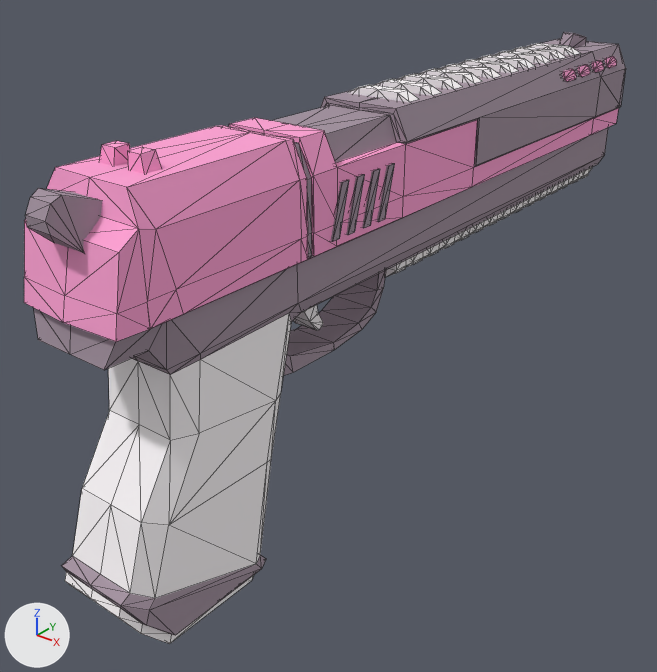
One commit to the OBJ model assets/meshes/guns/Pistol_6.obj: the scene before it, then after it.
One viewpoint serves both versions: a 50 mm lens placed at (1.88, -2.81, 1.33), pointed at (-0.15, -0.27, -0.24). The lights are fixed; the arrows at lower left show +X, +Y and +Z. The older version comes first. Mesh edges are drawn as thin lines. Where no turn or scale is listed for an object, it has been applied to the vertices.

In view in the first picture: 'Accent', 'Body', 'Hardware'.
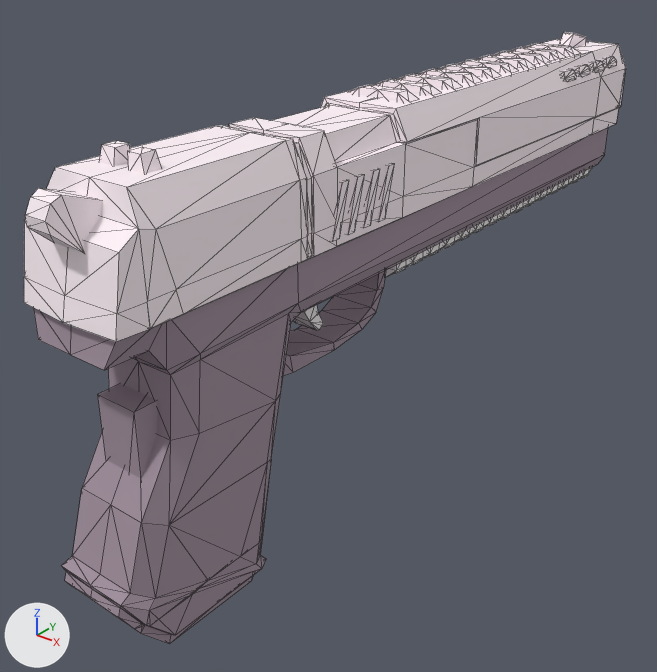
Where the change shows, as pixel boxes [x1, y1, x2, y2] in the pictures (657 x 672 px):
```json
{"object": "Hardware", "change": "reshaped", "before": [25, 32, 626, 635], "after": [34, 127, 608, 629]}
{"object": "Accent", "change": "reshaped", "before": [24, 56, 619, 342], "after": [24, 32, 626, 342], "on screen": "8% taller"}
{"object": "Body", "change": "reshaped", "before": [65, 43, 592, 644], "after": [293, 167, 592, 330]}
{"object": "Mag", "change": "added", "after": [98, 383, 266, 644]}
{"part": 1, "of": "me_body", "change": "deleted", "before": [65, 43, 581, 644]}
{"part": 2, "of": "me_hardware", "change": "deleted", "before": [25, 32, 626, 259]}
{"part": 3, "of": "me_hardware", "change": "reshaped", "before": [147, 555, 266, 635], "after": [65, 313, 291, 629]}
{"part": 4, "of": "me_accent", "change": "reshaped", "before": [300, 178, 308, 257], "after": [271, 32, 626, 257]}
{"part": 5, "of": "me_accent", "change": "added", "after": [25, 188, 102, 253]}
{"part": 6, "of": "me_accent", "change": "recoloured", "before": [24, 56, 619, 342], "after": [24, 56, 619, 342], "on screen": "pink to white"}
```

The change, as JSON lines over the scene's bpy script:
```json
{"op": "add", "block": "mat_blush", "code": ["mat_blush = principled_material('Blush')", "mat_blush.base_color = (1.0, 0.89, 0.941)  # white #fff2f8", "mat_blush.roughness = 1.0"]}
{"block": "me_accent", "where": "# used by ob_accent; location = (0.0, 0.0, 0.0)"}
{"op": "remove", "block": "me_accent", "code": "me_accent.from_pydata(...)  # 288 vertices, 424 faces; spans x -0.2..0.2, y -1.56..1.55, z 0.11..0.74"}
{"op": "add", "block": "me_accent", "code": "me_accent.from_pydata(...)  # 640 vertices, 1006 faces; spans x -0.2..0.2, y -1.6..1.6, z 0.33..0.76"}
{"block": "me_accent", "change": "me_accent part 4: 4 vertices moved within x -0.19..0.19, y -0.8, z 0.4; 348 vertices added at x -0.2..0.2, y -0.69..1.6, z 0.35..0.76"}
{"block": "me_accent", "change": "me_accent part 5: 12 vertices added at x -0.06..0.06, y -1.6..-1.4, z 0.52..0.68"}
{"block": "me_accent", "change": "me_accent part 6: 408 faces spanning x -0.2..0.2, y -1.56..1.55, z 0.33..0.74 switch from mat_hotpink (pink #ffa2d4) to mat_blush (white #fff2f8)"}
{"block": "me_accent", "change": "other edits to the shape of me_accent do not show in these pictures"}
{"block": "me_body", "where": "# used by ob_body; location = (0.0, 0.0, 0.0)"}
{"op": "remove", "block": "me_body", "code": "me_body.from_pydata(...)  # 642 vertices, 1054 faces; spans x -0.17..0.17, y -1.6..1.6, z -0.76..0.72"}
{"op": "add", "block": "me_body", "code": "me_body.from_pydata(...)  # 339 vertices, 608 faces; spans x -0.13..0.13, y -0.78..1.46, z -0.04..0.24"}
{"block": "me_body", "change": "me_body part 1: 13 loose pieces with 305 vertices, spanning x -0.17..0.17, y -1.6..1.6, z -0.76..0.72, are deleted"}
{"block": "me_body", "change": "other edits to the shape of me_body do not show in these pictures"}
{"block": "me_hardware", "where": "# used by ob_hardware; location = (0.0, 0.0, 0.0)"}
{"op": "remove", "block": "me_hardware", "code": "me_hardware.from_pydata(...)  # 281 vertices, 400 faces; spans x -0.2..0.2, y -1.6..1.55, z -0.73..0.76"}
{"op": "add", "block": "me_hardware", "code": "me_hardware.from_pydata(...)  # 179 vertices, 330 faces; spans x -0.18..0.18, y -1.6..1.48, z -0.62..0.63"}
{"block": "me_hardware", "change": "me_hardware part 2: 12 loose pieces with 172 vertices, spanning x -0.2..0.2, y -1.6..1.55, z 0.33..0.76, are deleted"}
{"block": "me_hardware", "change": "me_hardware part 3: 1 vertex moved from x 0.18, y -1.05, z -0.72 to x 0.18, y -1.5, z -0.62; 18 vertices removed from x -0.18..0.18, y -1.44..-1.0, z -0.73..-0.7; 54 vertices added at x -0.18..0.18, y -1.6..-0.89, z -0.62..-0.08"}
{"block": "me_hardware", "change": "other edits to the shape of me_hardware do not show in these pictures"}
{"op": "add", "block": "me_mag", "code": ["me_mag = bpy.data.meshes.new('Mag')", "me_mag.from_pydata(...)  # 69 vertices, 130 faces; spans x -0.181..0.181, y -1.569..-1.0, z -0.759..0.031", "me_mag.materials.append(mat_plumdark)  # grey #a2919f"]}
{"op": "add", "block": "ob_mag", "code": ["ob_mag = bpy.data.objects.new('Mag', me_mag)", "ob_mag.location = (0.0, 0.0, 0.0)"]}
```
